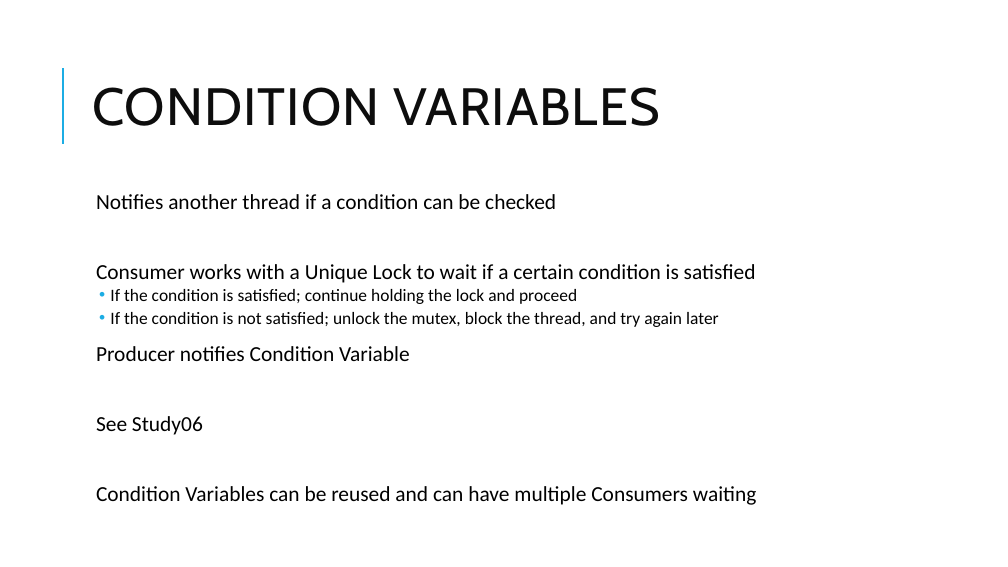
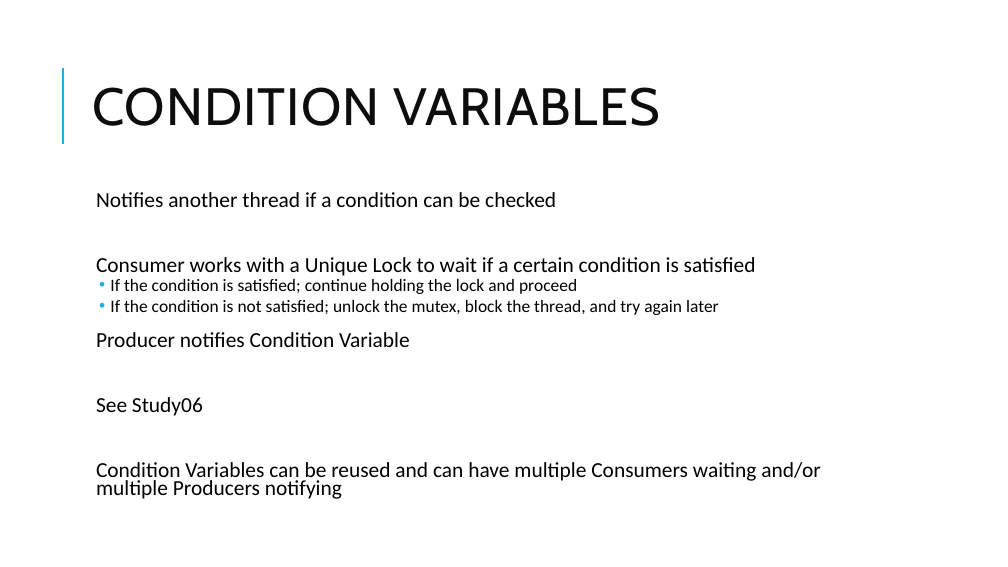
Before and after one commit to xeratol/ConcurrencyAndAlgorithms, a slide deck: slide 2 of docs/03_Synchronization.pptx. Drawn at 1008x567 pixels with LibreOffice and Linux fonts; fonts in the diff are those of the drawing. Boxes give left, top, right and bottom in pixels: in the first picture for what was removed or moved away, otherwise in the second. Text is boxed around its words. In the diff, an @@ line names an element or a change of style, - is before the commit and + after.

```diff
--- a/docs/03_Synchronization.pptx
+++ b/docs/03_Synchronization.pptx
@@ text at box(96, 192, 756, 416): line spacing 0.8 to 0.7 @@
@@ text at box(96, 462, 820, 499): text changed @@
-  Condition Variables can be reused and can have multiple Consumers waiting
+  Condition Variables can be reused and can have multiple Consumers waiting and/or multiple Producers notifying
```
Also in this commit, not shown: 1 other slide changed, 2 other files.
